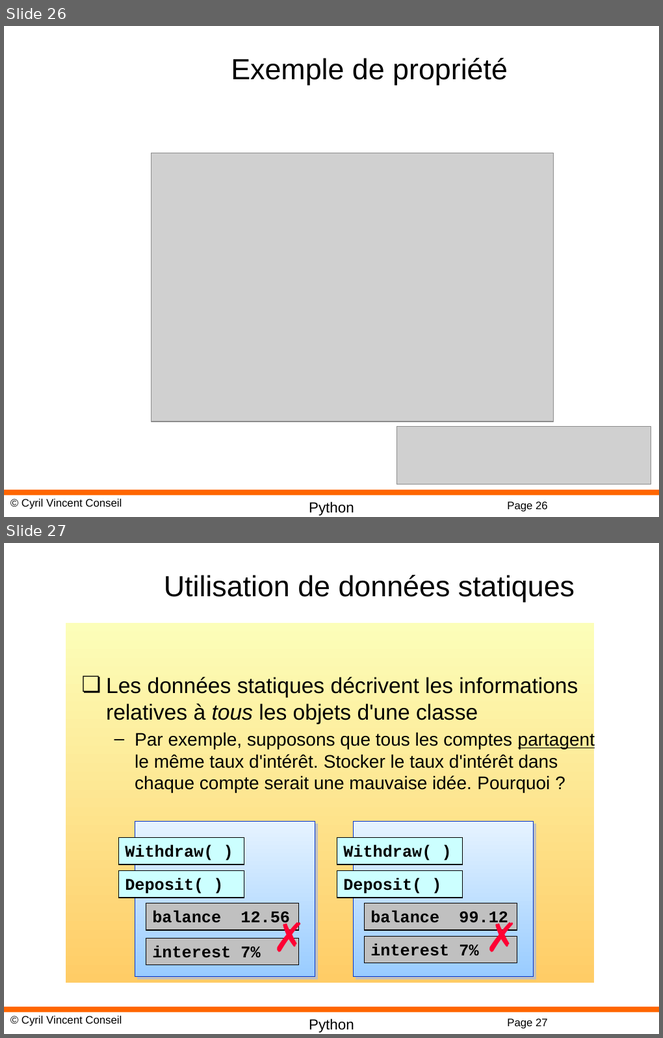
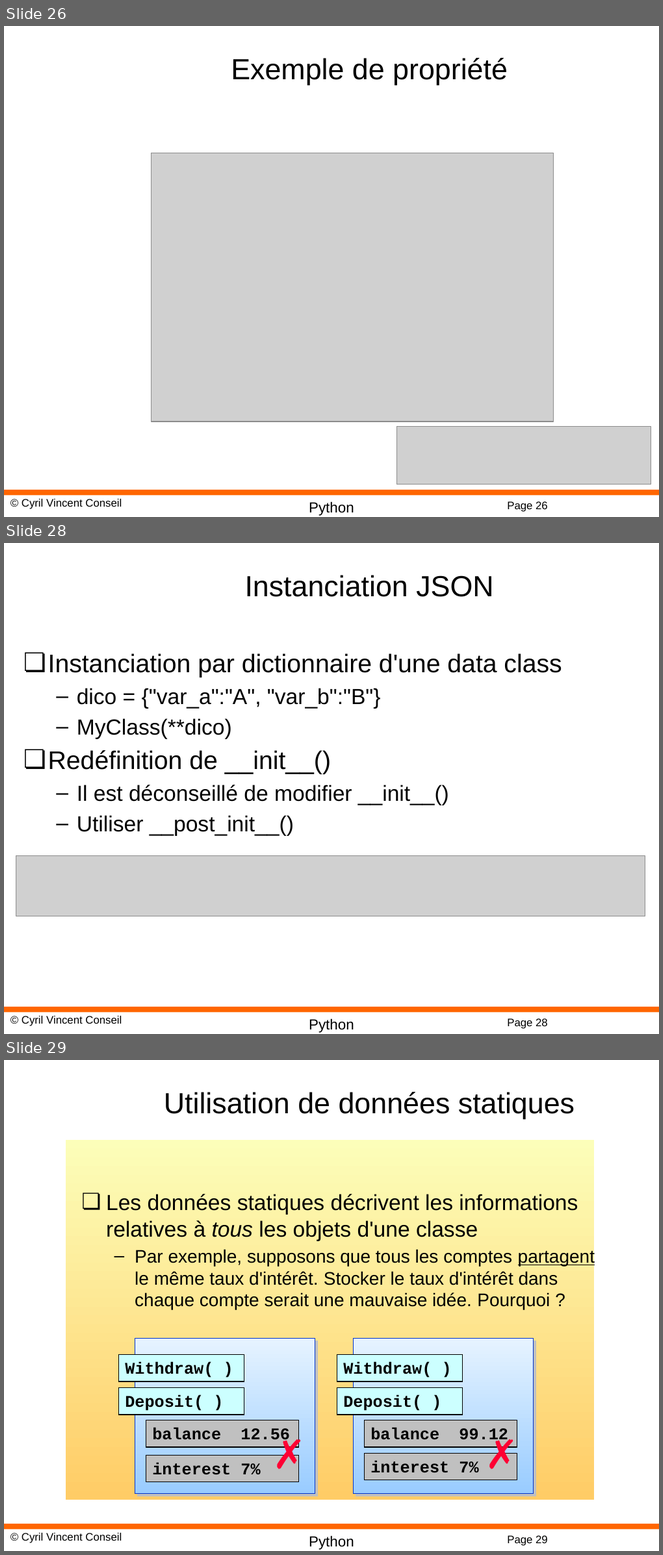
Before and after one commit to cyrilvincent/python-advanced, a slide deck: PPT/Python08-OO.pptx. Shown one above the other, each under a label of ours: slides 26 and 27 before the commit, slides 26, 28 and 29 after it; the slides between them are not shown. The pictures are 663x1038 and 663x1555 pixels, drawn with LibreOffice and Linux fonts; fonts in the diff are those of the drawing; grey boxes stand for pictures; background and template pictures are left out. Boxes give left, top, right and bottom in pixels: in the first picture for what was removed or moved away, otherwise in the second. Text is boxed around its words. In the diff, an @@ line names an element or a change of style, - is before the commit and + after.

```diff
--- a/PPT/Python08-OO.pptx
+++ b/PPT/Python08-OO.pptx
@@ slide 28 added at bbox=[4, 543, 659, 1034], background #FFFFFF; not listed: 4 template elements that a slide beside it also shows @@
@@ title added at bbox=[245, 575, 493, 597], 32 pt, text #000000 @@
+Instanciation JSON
@@ text added at bbox=[48, 653, 562, 836], 24 pt, text #000000 @@
+❏ Instanciation par dictionnaire d'une data class
+  – dico = {"var_a":"A", "var_b":"B"}
+  – MyClass(**dico)
+❏ Redéfinition de __init__()
+  – Il est déconseillé de modifier __init__()
+  – Utiliser __post_init__()
@@ picture added at bbox=[16, 856, 645, 917] @@
@@ what was slide 27 is now slide 29 @@
@@ page number at bbox=[507, 1536, 548, 1546]: text changed @@
-Page 27
+Page 29
```
Also in this commit, not shown: 1 slide changed, 1 other slide added, 4 other files.
